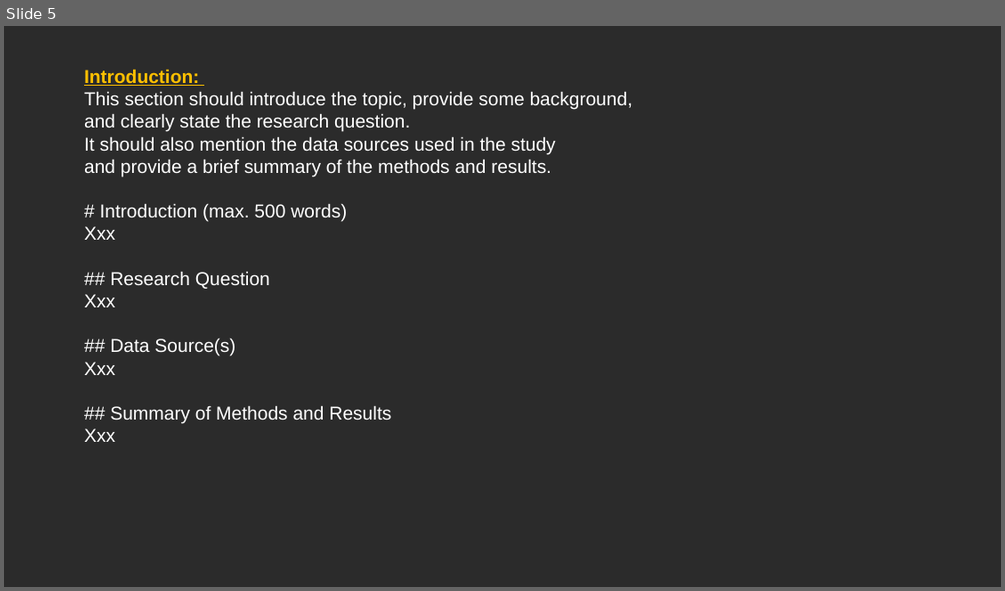
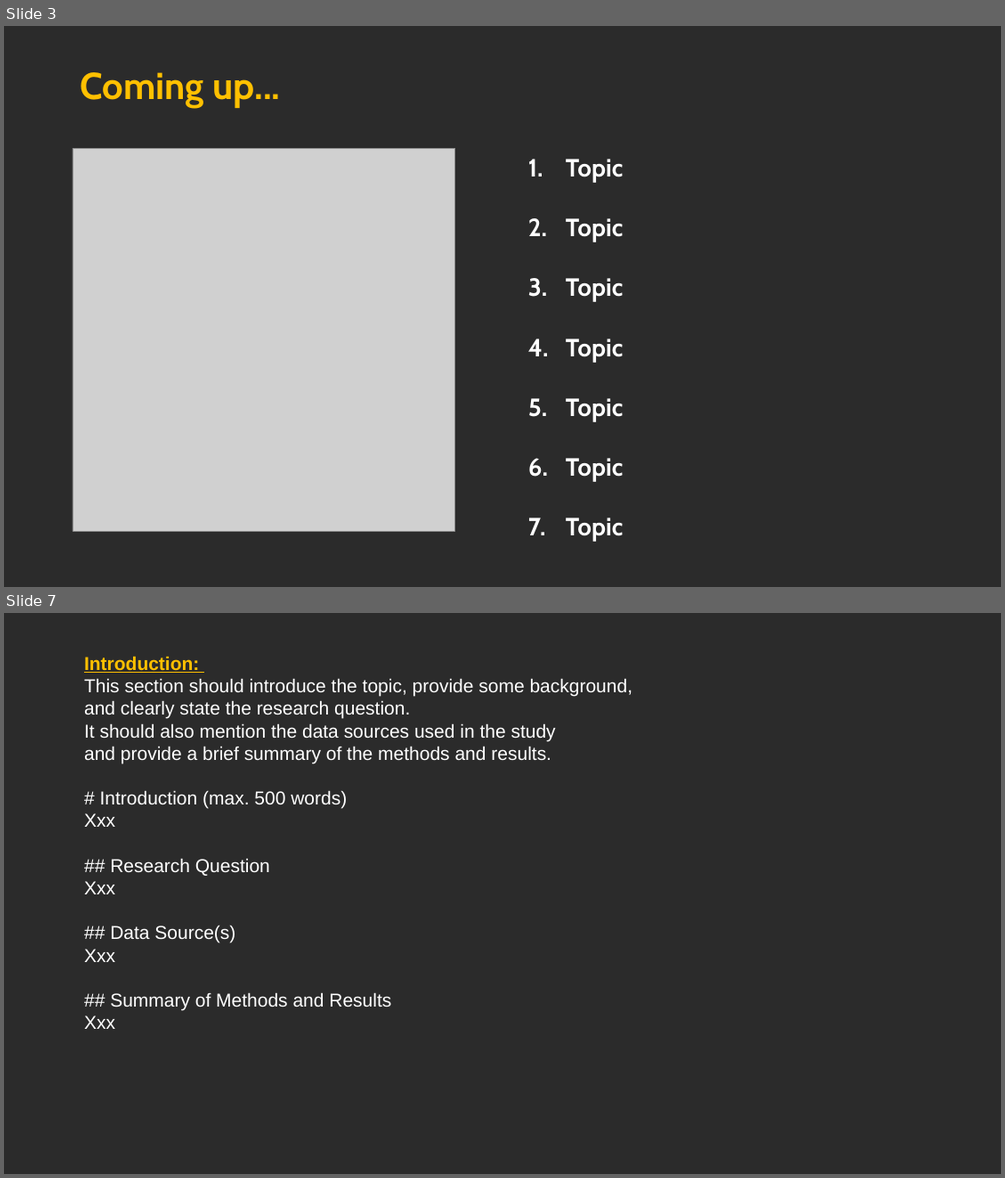
Before and after one commit to MarcoH97/Big-Data-project, a slide deck: 2023_05_24 - BDA - Big Data Big Dreams v0.pptx. Shown one above the other, each under a label of ours: slide 5 before the commit, slides 3 and 7 after it; the slides between them are not shown. The pictures are 1005x591 and 1005x1178 pixels, drawn with LibreOffice and Linux fonts; fonts in the diff are those of the drawing; grey boxes stand for pictures; background and template pictures are left out; a plain dark background stands for a picture behind light text. Boxes give left, top, right and bottom in pixels: in the first picture for what was removed or moved away, otherwise in the second. Text is boxed around its words. In the diff, an @@ line names an element or a change of style, - is before the commit and + after.

```diff
--- a/2023_05_24 - BDA - Big Data Big Dreams v0.pptx
+++ b/2023_05_24 - BDA - Big Data Big Dreams v0.pptx
@@ slide 3 added at box(4, 26, 1001, 587), background picture (left out) @@
@@ title added at box(80, 72, 280, 108), 36 pt, text #FFC000, bold @@
+Coming up...
@@ picture added at box(73, 149, 455, 532) @@
@@ text added at box(566, 159, 623, 541), 24 pt, text #FFFFFF, bold @@
+1. Topic
+2. Topic
+3. Topic
+4. Topic
+5. Topic
+6. Topic
+7. Topic
@@ what was slide 5 is now slide 7 @@
```
Also in this commit, not shown: 1 slide changed, 3 other slides added, 3 other files.
